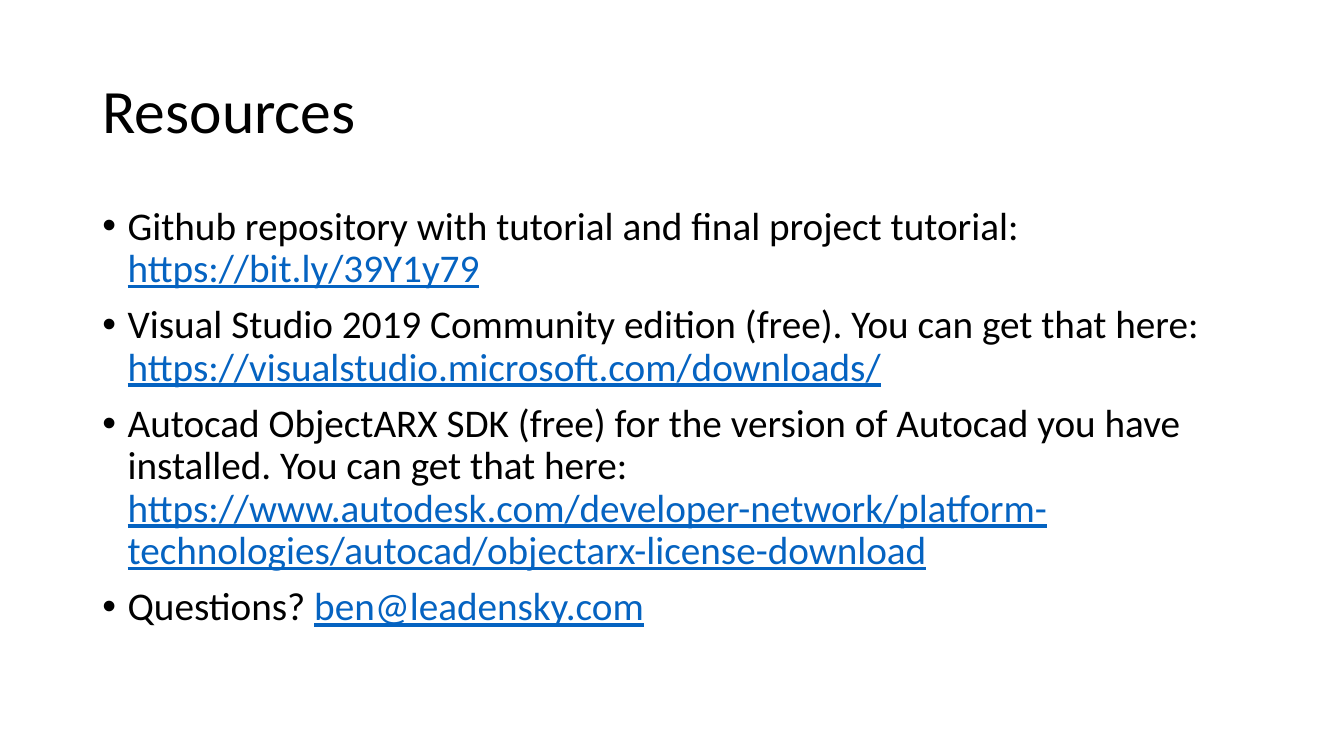
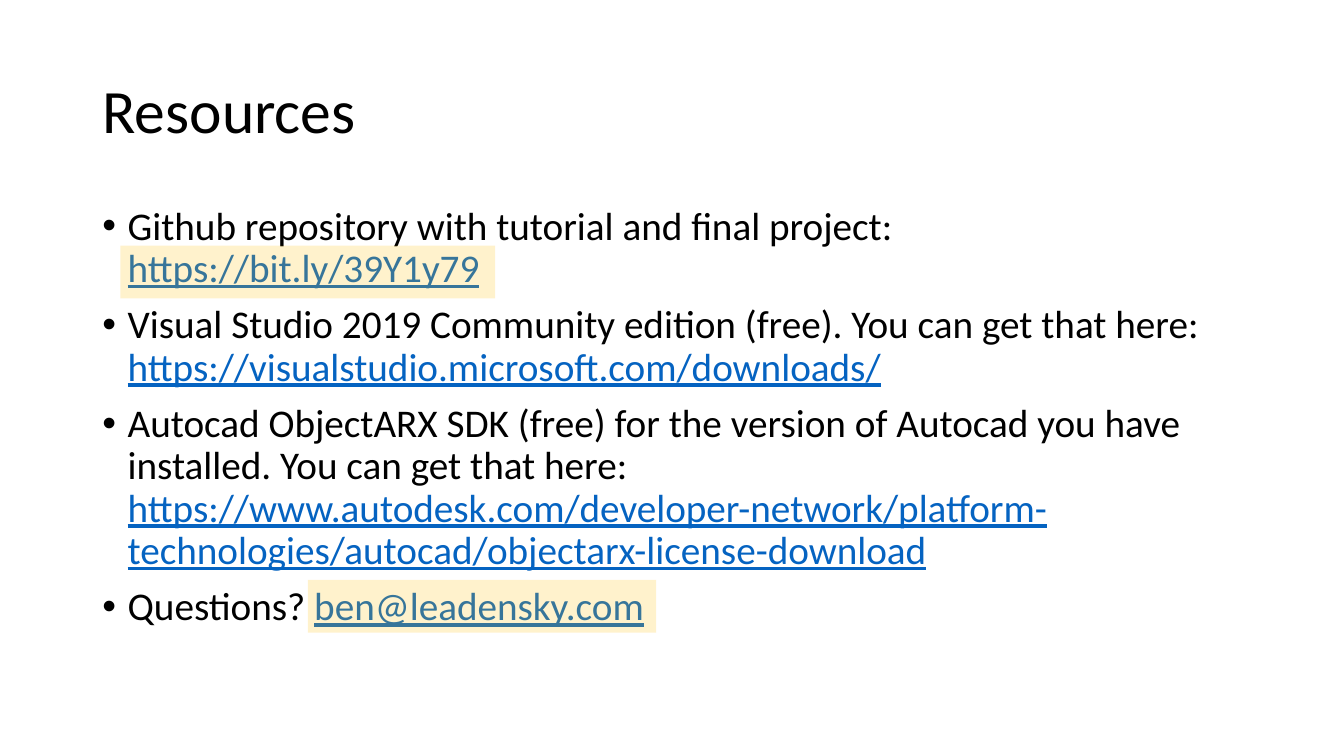
Before and after one commit to 15831944/PowerLaunch2020_FirstPlugin, a slide deck: slide 3 of Plugin Presentation.pptx. Drawn at 1344x756 pixels with LibreOffice and Linux fonts; fonts in the diff are those of the drawing. Boxes give left, top, right and bottom in pixels: in the first picture for what was removed or moved away, otherwise in the second. Text is boxed around its words. In the diff, an @@ line names an element or a change of style, - is before the commit and + after.

```diff
--- a/Plugin Presentation.pptx
+++ b/Plugin Presentation.pptx
@@ text at <box>128,212,892,289</box>: text changed @@
-• Github repository with tutorial and final project tutorial: https://bit.ly/39Y1y79
+• Github repository with tutorial and final project: https://bit.ly/39Y1y79
@@ rectangle added at <box>120,246,495,298</box>, fill #FFC000 at 20% opacity @@
@@ rectangle added at <box>308,580,656,632</box>, fill #FFC000 at 20% opacity @@
```
Also in this commit, not shown: 1 other slide changed.
